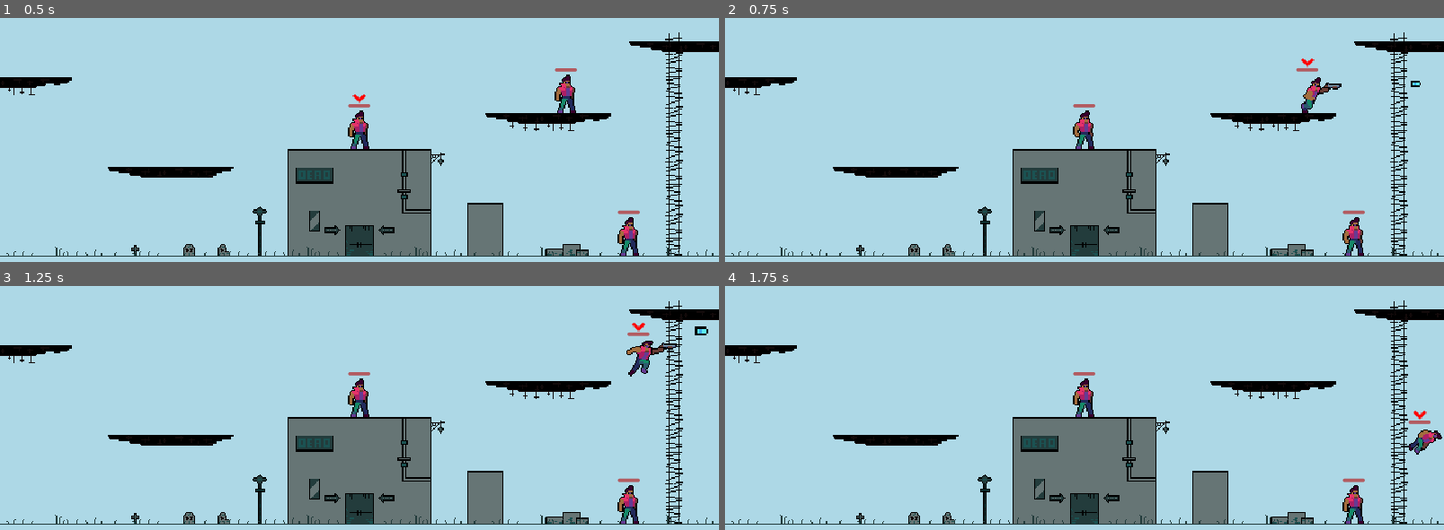
Above: before the commit, frames 1-4 (two rows, left to right).
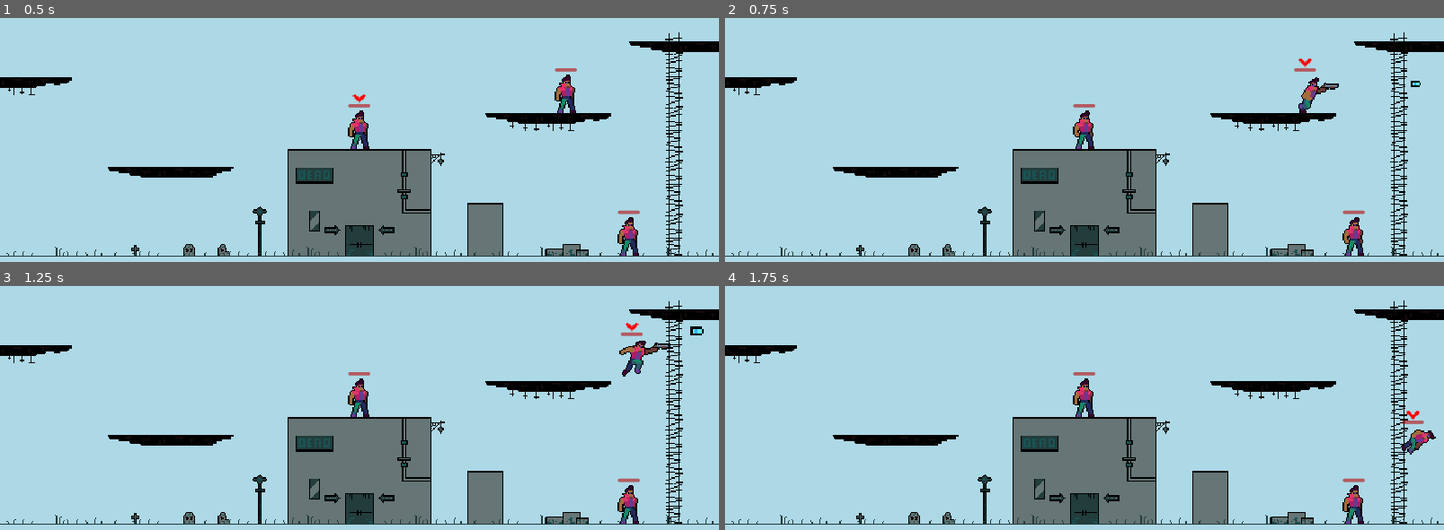
Above: after the commit, the same moments.

Repository: ericvennemeyer/taqueria-ultima
Game: Godot game, scene res://Scenes/world.tscn
Two runs of this game, one before a commit and one after it. Both use one fixed random seed, a clock stepped at 60 frames per second and the inputs below.
Inputs:
- Up to frame 1 (0.5 s): no input
- Up to frame 2 (0.75 s): tap Enter (change_player) at 0.5 s; hold D (move_right) from 0.53 s (still down); hold K (attack) from 0.53 s (still down)
- Up to frame 3 (1.25 s): keep holding D (move_right); keep holding K (attack); tap Space (jump) at 0.77 s
- Up to frame 4 (1.75 s): keep holding D (move_right); release K (attack) at 1.28 s; tap K (attack) at 1.35 s; tap Space (jump) at 1.52 s

Frame 1 is identical in both runs. In frame 2, 0.3% of the frame differs, in the area x 79-86%, y 16-39%; in frame 3, 0.6%, in the area x 86-99%, y 15-38%; in frame 4, 0.4%.

Commit message:
Add knockback when player fires weapon.

Diff:
--- a/Resources/default_player_movement_data.tres
+++ b/Resources/default_player_movement_data.tres
@@ -12,3 +12,5 @@
 gravity_scale = 1.0
 air_resistance = 200.0
 climb_velocity = -100.0
+fire_rate = 0.3
+knockback_amount = 2
--- a/Resources/player_movement_data.gd
+++ b/Resources/player_movement_data.gd
@@ -9,3 +9,5 @@
 @export var gravity_scale = 1.0
 @export var air_resistance = 200.0
 @export var climb_velocity = -100.0
+@export var fire_rate = 0.3
+@export var knockback_amount: int = 5.0
--- a/Scripts/player.gd
+++ b/Scripts/player.gd
@@ -12,7 +12,6 @@
 var on_ladder = false
 var is_climbing = false
 var is_attacking = false
-var fire_rate = 0.3
 var fire_rate_countdown = 0.0
 
 @onready var selection_indicator: Sprite2D = $SelectionIndicatorSprite
@@ -77,11 +76,12 @@
 
 
 func handle_attack():
-	if Input.is_action_pressed("attack"):
+	if Input.is_action_pressed("attack") and not is_climbing:
 		is_attacking = true
 		if fire_rate_countdown < 0.0:
-			fire_rate_countdown = fire_rate
+			fire_rate_countdown = movement_data.fire_rate
 			fire_bullet()
+			position.x -= movement_data.knockback_amount * sprites.scale.x
 	else:
 		is_attacking = false
 
